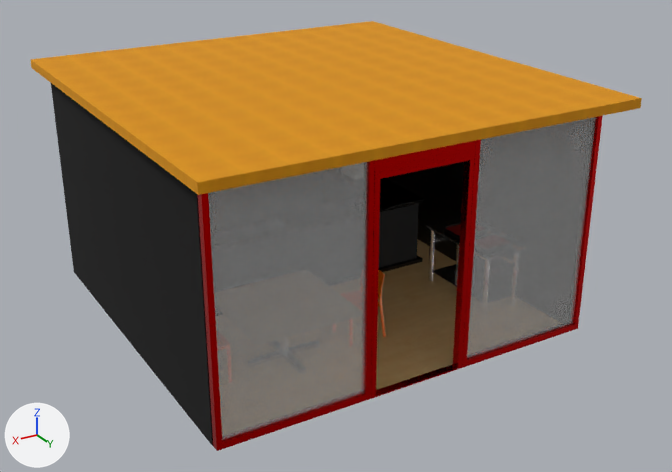
The glTF model AFrame/SMALL.gltf: old version first, new version second.
Camera for both pictures: a 50 mm camera at (5.54, 9.95, 5.78) aimed at (-0.23, 0.35, 0.98). Every picture has the same lights, and +X, +Y and +Z are marked at lower left. Where no turn or scale is listed for an object, it has been applied to the vertices. Vertices at the same position are counted once.

In view in the first picture: 'node_Bar_13080', 'node_Ceiling_13008', 'node_Metallic table_13066', 'node_Plane_13012', 'node_Wall 5 (1)_13034', 'node_Wall 5_12958', 'node_Windows_12946'.
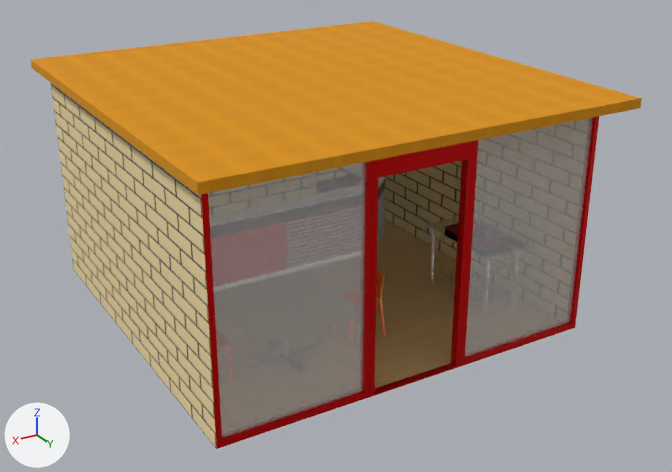
The newer file is also turned or shifted as a whole; pictures and numbers use the older file's frame.

The change, as a list of edits to the scene's bpy script:
```text
Change mat_kebab_color_2:
    where n2 = _N.new('ShaderNodeMix'); n2.name = 'Mix'
    remove n3 = _N.new('ShaderNodeVertexColor'); n3.name = 'Color Attribute'
    add n2.inputs[7].default_value = (1.0, 0.0, 0.0, 1.0)  # 'B', red #ff0000
    remove _L.new(n3.outputs[0], n2.inputs[7])  # 'Color' to 'B'
Add mat_tiles_s:
    mat_tiles_s = bpy.data.materials.new('tiles_s')
    # colours: beige #fee7b0
    # uses the picture img_tiles_n_sc_jpg
    # uses the picture img_tiles_sc_jpg
Change me_mesh_wall_5_12196wall_5__1:
    remove me_mesh_wall_5_12196wall_5__1.from_pydata(...)  # 8 vertices, 12 faces; spans x -0.04..0.04, y -2.44..2.44, z -1.46..1.46
    remove me_mesh_wall_5_12196wall_5__1.materials.append(mat_tiles)
    remove me_mesh_wall_5_12196wall_5__1.materials.append(mat_exterior_wall)
    remove me_mesh_wall_5_12196wall_5__1.materials.append(mat_interior_kitchen)
    add me_mesh_wall_5_12196wall_5__1.from_pydata(...)  # 8 vertices, 12 faces; spans x 4.92..4.98, y -2.5..2.5, z -1.46..1.46
    me_mesh_wall_5_12196wall_5__1 part 4: 8 vertices removed from x -0.04..0.04, y -2.44..2.44, z -1.46..1.46
    me_mesh_wall_5_12196wall_5__1 part 5: 8 vertices added at x 4.92..4.98, y -2.5..2.5, z -1.46..1.46, forming a box
    add me_mesh_wall_5_12196wall_5__1.materials.append(mat_tiles_s)
Change me_mesh_wall_5_12196wall_5:
    remove me_mesh_wall_5_12196wall_5.from_pydata(...)  # 8 vertices, 12 faces; spans x -0.04..0.04, y -2.44..2.44, z -1.46..1.46
    remove me_mesh_wall_5_12196wall_5.materials.append(mat_tiles)
    remove me_mesh_wall_5_12196wall_5.materials.append(mat_exterior_wall)
    remove me_mesh_wall_5_12196wall_5.materials.append(mat_interior_kitchen)
    add me_mesh_wall_5_12196wall_5.from_pydata(...)  # 8 vertices, 12 faces; spans x -4.98..-4.92, y -2.5..2.5, z -1.46..1.46
    me_mesh_wall_5_12196wall_5 part 2: 8 vertices removed from x -0.04..0.04, y -2.44..2.44, z -1.46..1.46
    me_mesh_wall_5_12196wall_5 part 3: 8 vertices added at x -4.98..-4.92, y -2.5..2.5, z -1.46..1.46, forming a box
    add me_mesh_wall_5_12196wall_5.materials.append(mat_tiles_s)
Change me_mesh_windows_11808windows:
    where me_mesh_windows_11808windows.from_pydata(...)  # 64 vertices, 120 faces; spans x -2.51..2.51, y -0.05..0.05, z -1.46..1.46
    me_mesh_windows_11808windows part 1: the whole mesh is scaled about its middle by (0.995, 1, 1), then moved by (0.0, -0.04, 0.0)
Remove ob_node_bar_13080:
    ob_node_bar_13080 = bpy.data.objects.new('node_Bar_13080', me_mesh_bar_12464bar)
Add ob_node_group_008__1396:
    ob_node_group_008__1396 = bpy.data.objects.new('node_Group_008_-1396', me_mesh_group_008_12798group_008)  # 24 vertices, 44 faces; spans x -2.1..2.1, y -0.72..0.71, z 0.0..0.01; in mat_no_name (white #ffffff)
    ob_node_group_008__1396.location = (0.1, -1.44, 1.02)
Add ob_node_group_006__1394:
    ob_node_group_006__1394 = bpy.data.objects.new('node_Group_006_-1394', me_mesh_group_006_12796group_006)  # 100 vertices, 196 faces; spans x -2.1..2.1, y -0.72..0.71, z -0.5..0.5; in mat_dbl_group_004 (white #ffffff), mat_dbl_group_006 (grey #b2b2b2)
    ob_node_group_006__1394.location = (0.1, -1.44, 0.5)
Add ob_node_group_70_012__1388:
    ob_node_group_70_012__1388 = bpy.data.objects.new('node_Group#70_012_-1388', me_mesh_group_70_012_12790group_70_012)  # 16 vertices, 28 faces; spans x -0.97..0.96, y -0.71..0.72, z -0.02..0.02; in mat_dbl_group_70_001 (grey #b2b2b2), mat_dbl_group_006 (grey #b2b2b2)
    ob_node_group_70_012__1388.location = (-1.03, -1.44, 0.69)
Add ob_node_group_70_011__1386:
    ob_node_group_70_011__1386 = bpy.data.objects.new('node_Group#70_011_-1386', me_mesh_group_70_012_12790group_70_012.copy())
    ob_node_group_70_011__1386.location = (-1.03, -1.44, 0.63)
Add ob_node_group_70_010__1384:
    ob_node_group_70_010__1384 = bpy.data.objects.new('node_Group#70_010_-1384', me_mesh_group_70_012_12790group_70_012.copy())
    ob_node_group_70_010__1384.location = (-1.03, -1.44, 0.81)
Add ob_node_group_70_009__1382:
    ob_node_group_70_009__1382 = bpy.data.objects.new('node_Group#70_009_-1382', me_mesh_group_70_009_12784group_70_009)  # 16 vertices, 28 faces; spans x -0.97..0.96, y -0.71..0.72, z -0.02..0.02; in mat_dbl_group_70_001 (grey #b2b2b2), mat_dbl_group_006 (grey #b2b2b2)
    ob_node_group_70_009__1382.location = (-1.03, -1.44, 0.57)
Add ob_node_group_70_008__1380:
    ob_node_group_70_008__1380 = bpy.data.objects.new('node_Group#70_008_-1380', me_mesh_group_70_012_12790group_70_012.copy())
    ob_node_group_70_008__1380.location = (-1.03, -1.44, 0.75)
```

Where the change shows, as pixel boxes (x1, y1, x2, y2) in the pictures (672 x 472 px):
'node_Windows_12946', mesh rescaled
    before: (197, 116, 603, 451)
    after: (201, 116, 599, 449)
'node_Wall 5_12958', reshaped
    before: (51, 83, 213, 446)
    after: (383, 161, 462, 261)
'node_Bar_13080', deleted
    before: (378, 178, 425, 272)
'node_Group_006_-1394', added
    after: (378, 179, 385, 199)
'node_Group_008_-1396', added
    after: (378, 177, 385, 189)
'node_Group#70_012_-1388', added
    after: (378, 196, 385, 209)
'node_Group#70_008_-1380', added
    after: (378, 193, 385, 205)
'node_Group#70_009_-1382', added
    after: (378, 204, 384, 216)
'node_Group#70_011_-1386', added
    after: (378, 200, 384, 212)
'node_Group#70_010_-1384', added
    after: (378, 189, 385, 202)
part 2 of me_mesh_wall_5_12196wall_5, deleted (black)
    before: (51, 83, 213, 446)
part 3 of me_mesh_wall_5_12196wall_5, added (brown)
    after: (383, 161, 462, 261)
part 4 of me_mesh_wall_5_12196wall_5__1, deleted (black)
    before: (386, 162, 464, 261)
part 5 of me_mesh_wall_5_12196wall_5__1, added (beige)
    after: (51, 83, 217, 449)
